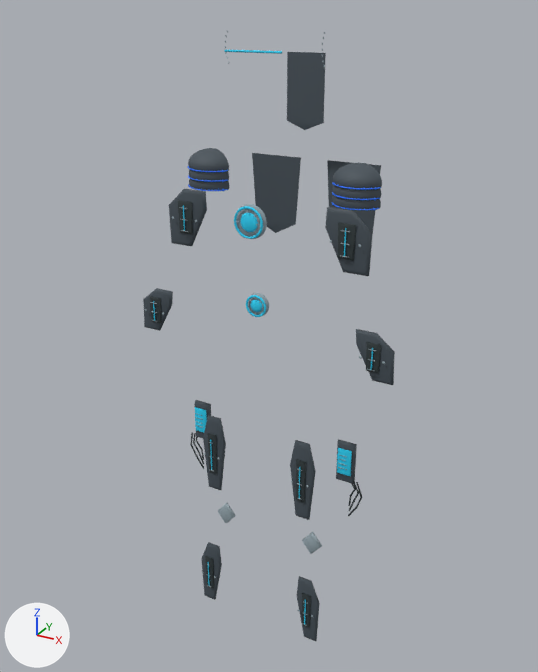
Two versions of the OBJ model ArtSource/Heroes/ConceptModels/Traveler-new-parts.obj, one commit apart.
Rendered twice from a 50 mm lens placed at (0.793, -1.507, 1.765), pointed at (-0.04, 0.008, 1.008). Every picture has the same lights, and +X, +Y and +Z are marked at lower left. The first picture is the older version. Where no turn or scale is listed for an object, it has been applied to the vertices. Vertices at exactly the same position are counted once.

Objects in the first picture: 'Traveler-new-parts'.
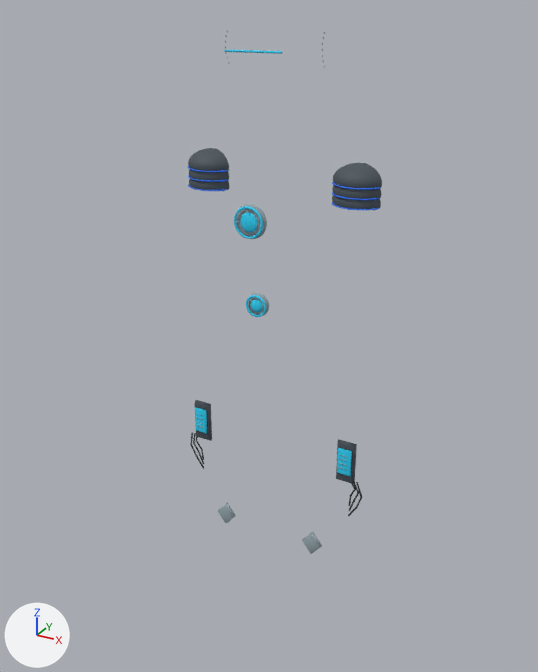
Location of each change, (x1, y1, x2, y2) in pixels of the pictures (538 x 672 px):
'Traveler-new-parts', reshaped (23% narrower, 14% shorter): before (143, 30, 395, 641); after (187, 30, 382, 554)
part 1 of me_traveler_new_parts, deleted: before (143, 52, 395, 641)

Patch to the scene script:
```diff
--- a/ArtSource/Heroes/ConceptModels/Traveler-new-parts.obj.py
+++ b/ArtSource/Heroes/ConceptModels/Traveler-new-parts.obj.py
@@ me_traveler_new_parts @@
 # used by ob_traveler_new_parts; location = (0.0, 0.0, 0.0)
-me_traveler_new_parts.from_pydata(...)  # 6520 vertices, 12072 faces; spans x -0.33..0.33, y -0.16..0.18, z 0.21..1.72
+me_traveler_new_parts.from_pydata(...)  # 5024 vertices, 9408 faces; spans x -0.26..0.26, y -0.16..0.01, z 0.45..1.72
+# me_traveler_new_parts part 1: 82 loose pieces with 1496 vertices, spanning x -0.33..0.33, y -0.14..0.18, z 0.21..1.68, are deleted
 me_traveler_new_parts.materials.append(mat_traveler_surface_3)
```
